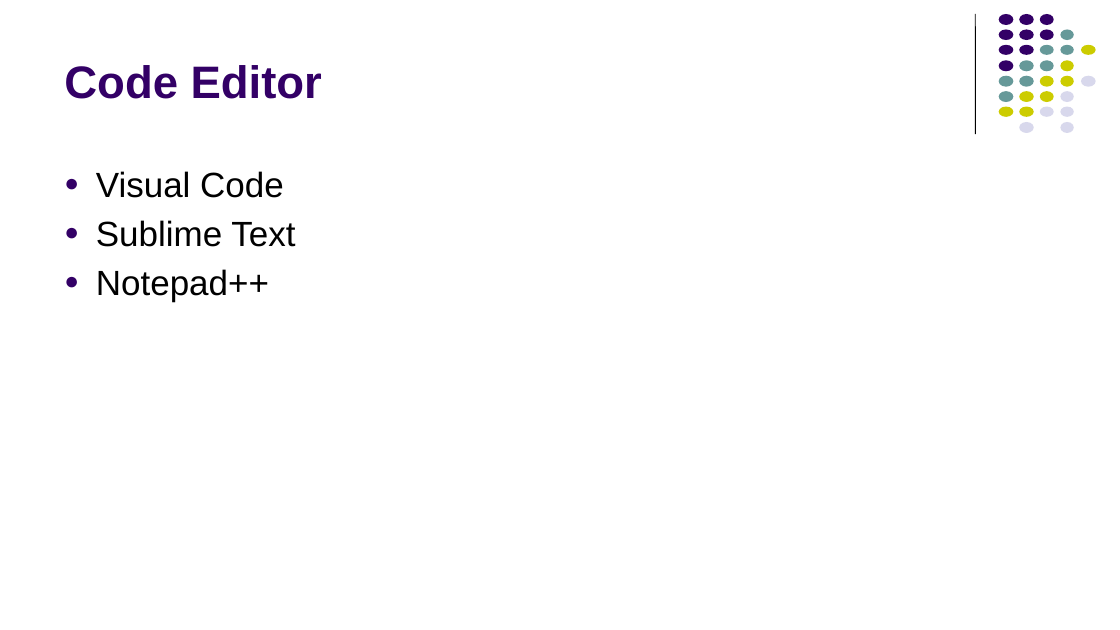
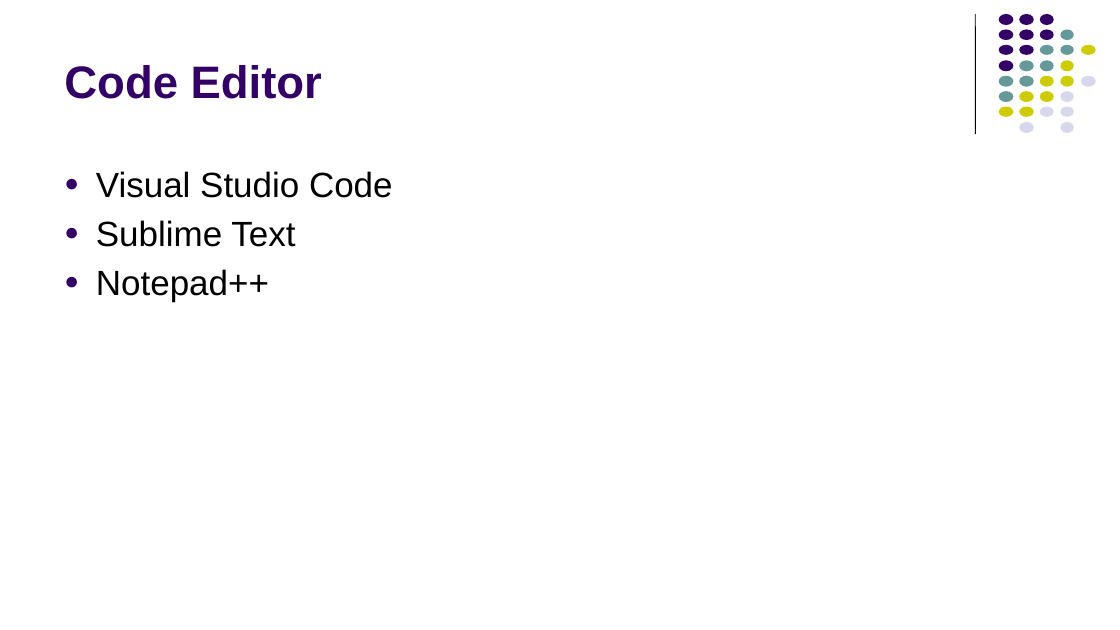
Before and after one commit to kmtekvn/hitech_stm32_basic, a slide deck: slide 3 of 04. Slides/02. STM32 & CubeIDE/Development Guide STM32.pptx. Drawn at 1120x630 pixels with LibreOffice and Linux fonts; fonts in the diff are those of the drawing. Boxes give left, top, right and bottom in pixels: in the first picture for what was removed or moved away, otherwise in the second. Text is boxed around its words. In the diff, an @@ line names an element or a change of style, - is before the commit and + after.

```diff
--- a/04. Slides/02. STM32 & CubeIDE/Development Guide STM32.pptx
+++ b/04. Slides/02. STM32 & CubeIDE/Development Guide STM32.pptx
@@ text at [96, 171, 393, 198]: text changed @@
-● Visual Code
+● Visual Studio Code
```
Also in this commit, not shown: 1 other slide changed, 1 other file.
